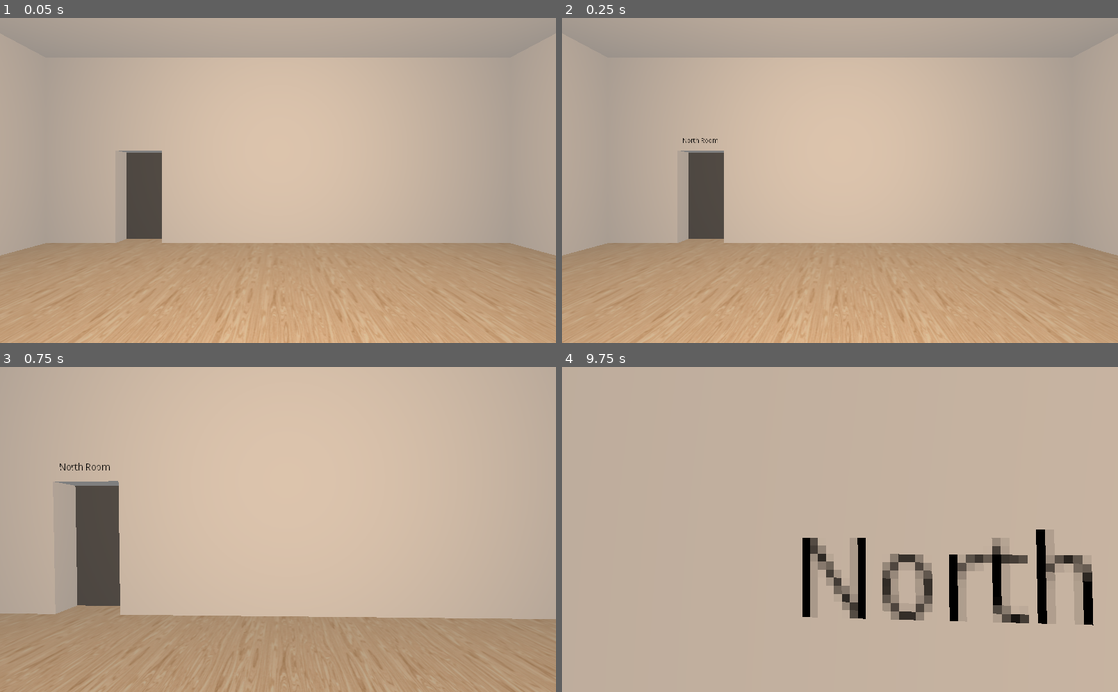
Above: before the commit, frames 1-4 (two rows, left to right).
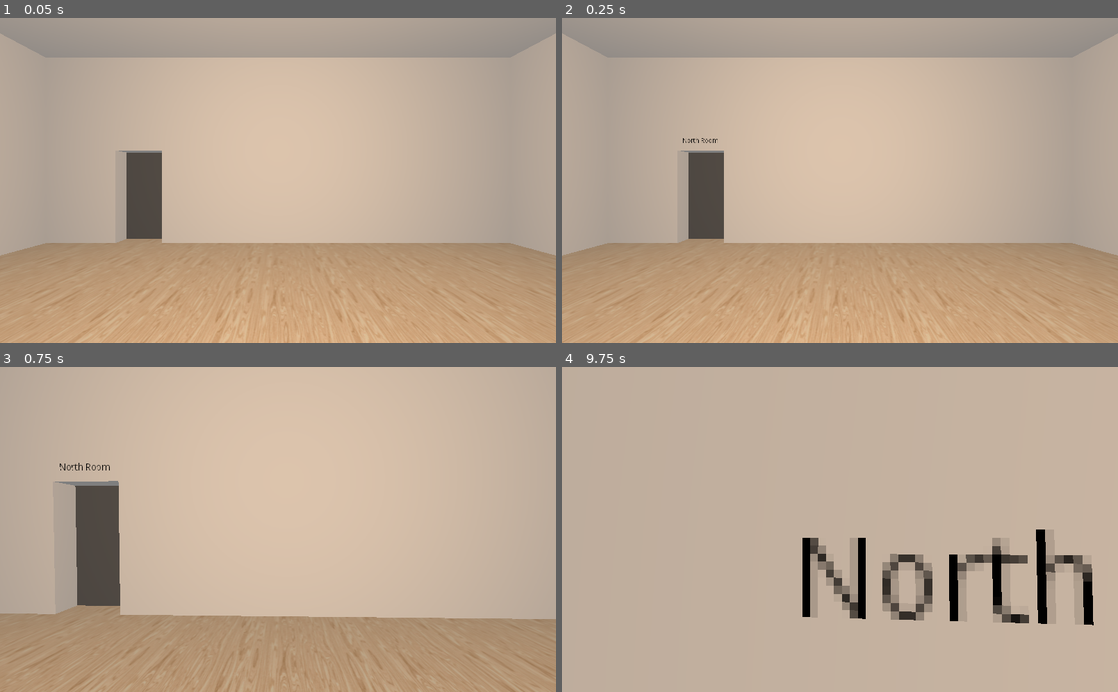
Above: after the commit, the same moments.

Repository: m4ym4y/museum-of-all-things
Game: Godot game, scene res://Main.tscn
Same seed, same stepped clock (60 frames per second), same inputs: the game is played once before the commit and once after it.
Inputs (mouse positions are in pixels of both pictures, inside the frame that each line leads up to):
- Up to frame 1 (0.05 s): no input
- Up to frame 2 (0.25 s): no input
- Up to frame 3 (0.75 s): tap Enter at 0.5 s; move the mouse to (272, 536) at 0.52 s; press the mouse at (272, 536) at 0.53 s; hold W (move_forward) from 0.53 s (still down)
- Up to frame 4 (9.75 s): tap Space (jump) at 0.77, 1.52, 2, 3.02, 3.5, 3.77, 4.52, 5, 6.02, 6.77, 7.52, 9.02 s; move the mouse to (878, 532) at 1.27 s; release the mouse at (878, 532) at 1.28 s; tap Ctrl (crouch) at 1.35, 5.85 s; move the mouse to (795, 526) at 2.02 s; hold E (interact) 2.03-2.78 s; tap Enter at 2.75, 4.25 s; move the mouse to (845, 529) at 2.77 s; release W (move_forward) at 2.78 s; hold A (strafe_left) 2.78-3.53 s; click (845, 529) at 2.85 s; move the mouse to (817, 523) at 3.52 s; hold Ctrl (crouch) 3.53-4.28 s; hold W (move_forward) 3.53-5.78 s; move the mouse to (867, 529) at 4.27 s; tap E (interact) at 4.35, 8.85 s; move the mouse to (812, 529) at 5.02 s; press the mouse at (812, 529) at 5.03 s; move the mouse to (851, 523) at 5.77 s; release the mouse at (851, 523) at 5.78 s; hold Right (strafe_right) 5.78-6.53 s; move the mouse to (834, 536) at 6.52 s; hold E (interact) 6.53-7.28 s; hold W (move_forward) 6.53-8.78 s; move the mouse to (878, 532) at 7.27 s; click (878, 532) at 7.35 s; move the mouse to (795, 526) at 8.02 s; hold Ctrl (crouch) 8.03-8.78 s; move the mouse to (845, 529) at 8.77 s; hold A (strafe_left) 8.78-9.53 s; move the mouse to (817, 523) at 9.52 s; press the mouse at (817, 523) at 9.53 s; hold W (move_forward) from 9.53 s (still down)

The runs differ from the first frame. In frame 4, less than 0.1% of the frame differs, in the area x 44-96%, y 52-80%.

Commit message:
make ceiling csg so it can have skylight

Diff:
--- a/Ceiling.gd
+++ b/Ceiling.gd
@@ -1,4 +1,4 @@
-extends StaticBody
+extends Spatial
 
 const PREVIEW_WIDTH = 10.0
 const PREVIEW_LENGTH = 10.0
--- a/Ceiling.tscn
+++ b/Ceiling.tscn
@@ -1,23 +1,15 @@
-[gd_scene load_steps=5 format=2]
+[gd_scene load_steps=2 format=2]
 
 [ext_resource path="res://Ceiling.gd" type="Script" id=1]
 
-[sub_resource type="CubeMesh" id=1]
-size = Vector3( 10, 1, 10 )
-
-[sub_resource type="SpatialMaterial" id=2]
-
-[sub_resource type="BoxShape" id=3]
-extents = Vector3( 5, 0.5, 5 )
-
-[node name="Ceiling" type="StaticBody"]
+[node name="Ceiling" type="Spatial"]
 script = ExtResource( 1 )
 
-[node name="MeshInstance" type="MeshInstance" parent="."]
+[node name="CSGCombiner" type="CSGCombiner" parent="."]
+use_collision = true
+
+[node name="CSGBox" type="CSGBox" parent="CSGCombiner"]
 transform = Transform( 1, 0, 0, 0, 1, 0, 0, 0, 1, 0, 0.5, 0 )
-mesh = SubResource( 1 )
-material/0 = SubResource( 2 )
-
-[node name="CollisionShape" type="CollisionShape" parent="."]
-transform = Transform( 1, 0, 0, 0, 1, 0, 0, 0, 1, 0, 0.5, 0 )
-shape = SubResource( 3 )
+width = 10.0
+height = 1.0
+depth = 10.0
--- a/Room.tscn
+++ b/Room.tscn
@@ -1,9 +1,12 @@
-[gd_scene load_steps=5 format=2]
+[gd_scene load_steps=6 format=2]
 
 [ext_resource path="res://Room.gd" type="Script" id=1]
 [ext_resource path="res://Floor.tscn" type="PackedScene" id=2]
 [ext_resource path="res://Wall.tscn" type="PackedScene" id=3]
 [ext_resource path="res://Ceiling.tscn" type="PackedScene" id=4]
+
+[sub_resource type="BoxShape" id=1]
+extents = Vector3( 6, 6, 6 )
 
 [node name="Room" type="Spatial"]
 script = ExtResource( 1 )
@@ -29,3 +32,9 @@
 transform = Transform( 1, 0, 0, 0, 1, 0, 0, 0, 1, 0, 3.75657, 0 )
 light_color = Color( 1, 0.839216, 0.666667, 1 )
 omni_range = 50.0
+
+[node name="Area" type="Area" parent="."]
+
+[node name="CollisionShape" type="CollisionShape" parent="Area"]
+transform = Transform( 1, 0, 0, 0, 1, 0, 0, 0, 1, 0, 5, 0 )
+shape = SubResource( 1 )
